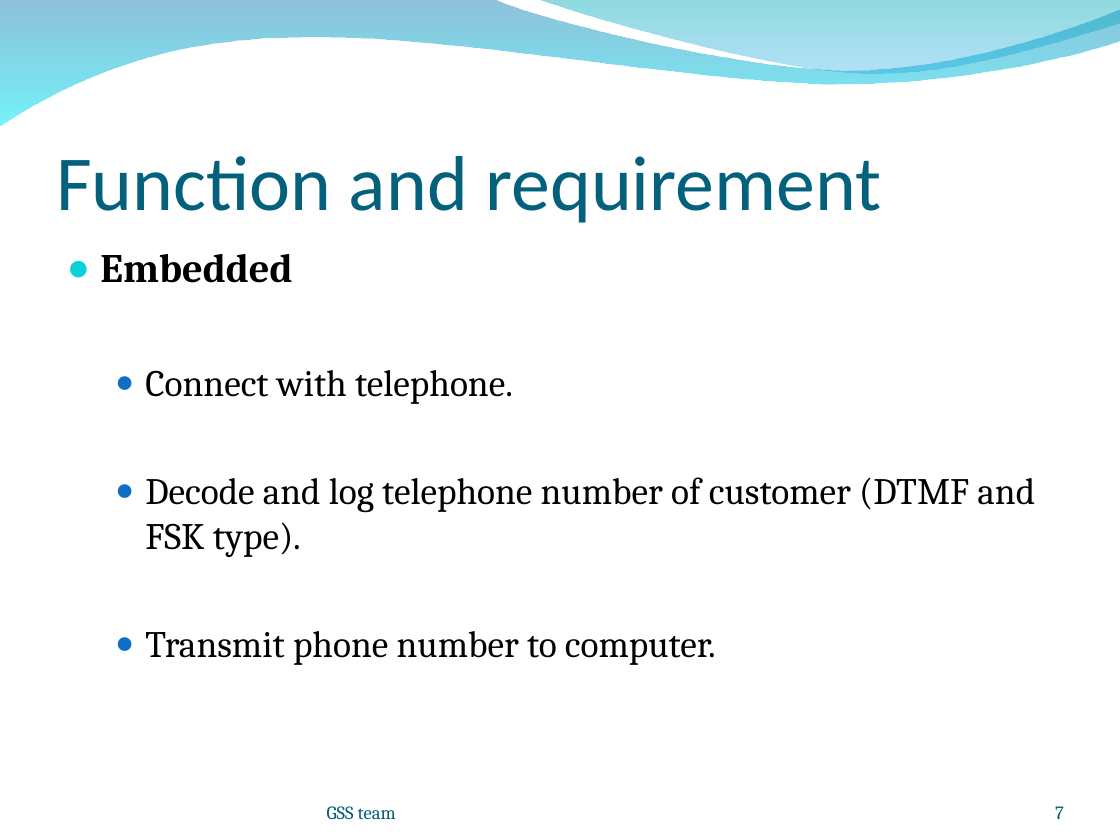
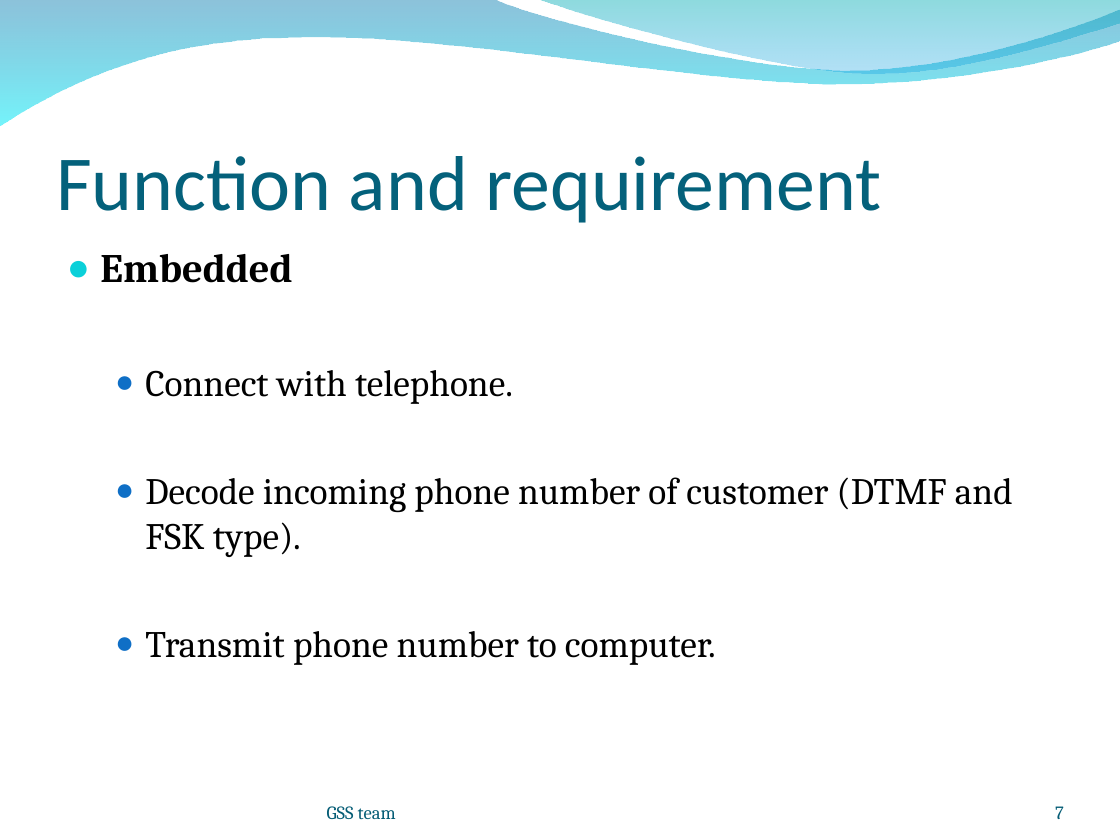
Before and after one commit to cprofu2012/DoAn, a slide deck: slide 7 of Document/Slide_1_Finally.ppt. Drawn at 1120x840 pixels with LibreOffice and Linux fonts; fonts in the diff are those of the drawing; background and template pictures are left out. Boxes give left, top, right and bottom in pixels: in the first picture for what was removed or moved away, otherwise in the second. Text is boxed around its words. In the diff, an @@ line names an element or a change of style, - is before the commit and + after.

```diff
--- a/Document/Slide_1_Finally.ppt
+++ b/Document/Slide_1_Finally.ppt
@@ text at box(145, 477, 1013, 557): text changed @@
-  ● Decode and log telephone number of customer (DTMF and FSK type).
+  ● Decode incoming phone number of customer (DTMF and FSK type).
```
Also in this commit, not shown: 1 other slide changed.
